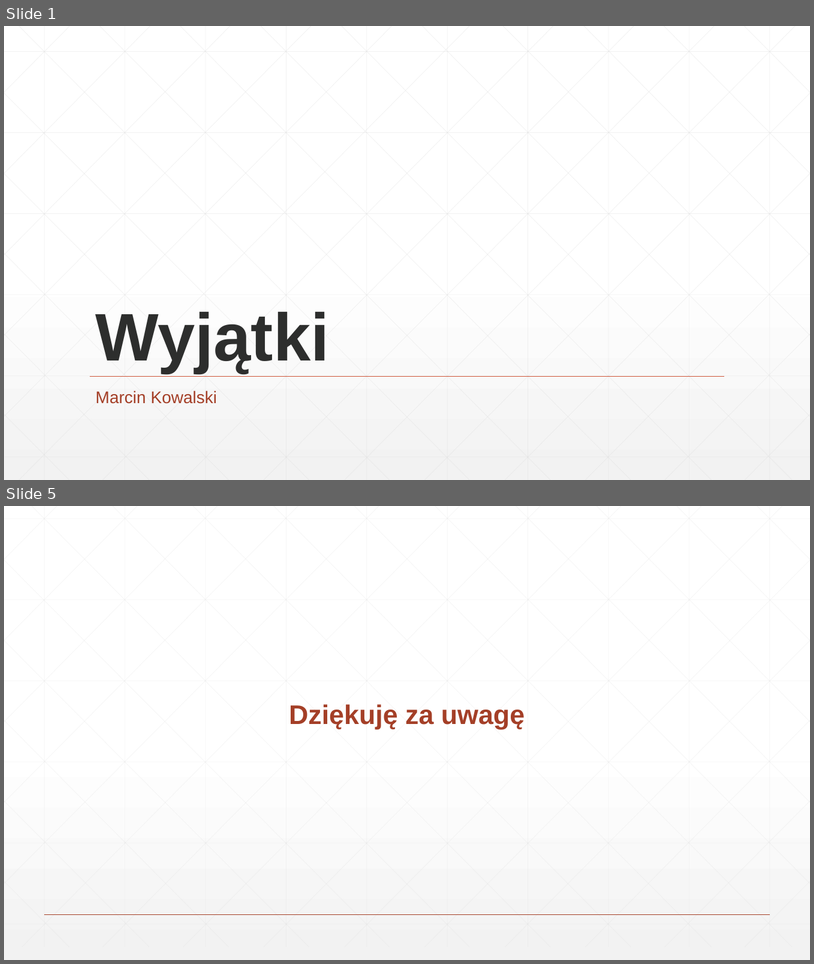
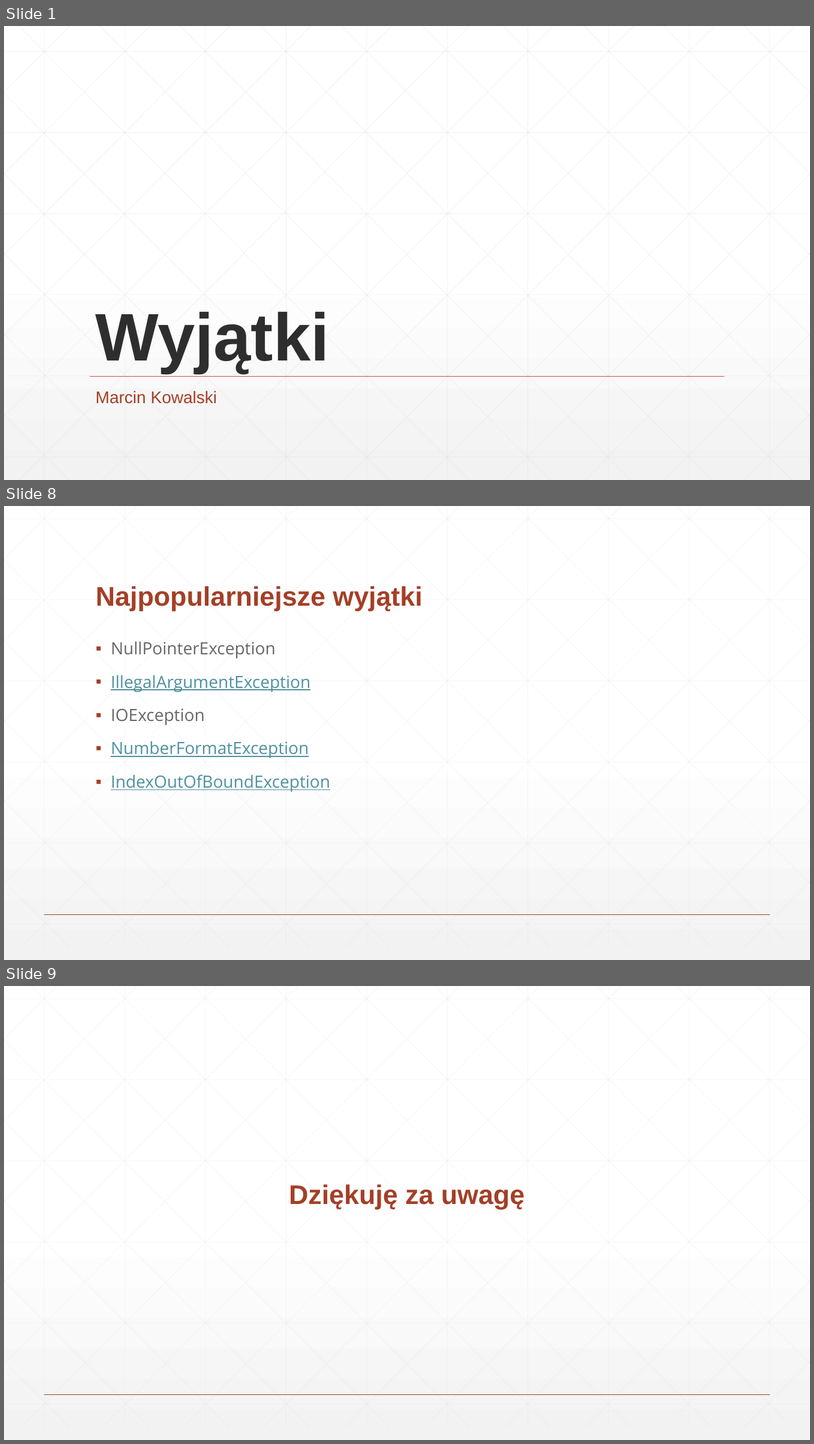
Before and after one commit to markow1997/AdvanceProgrammingTechniques_2223, a slide deck: MarcinKowalski/Wyjątki - prezentacja.pptx. Shown one above the other, each under a label of ours: slides 1 and 5 before the commit, slides 1, 8 and 9 after it; the slides between them are not shown. The pictures are 814x964 and 814x1444 pixels, drawn with LibreOffice and Linux fonts; fonts in the diff are those of the drawing. Boxes give left, top, right and bottom in pixels: in the first picture for what was removed or moved away, otherwise in the second. Text is boxed around its words. In the diff, an @@ line names an element or a change of style, - is before the commit and + after.

Commit message:
Add ready presentation (#300)
* Delete Wyjątki - prezentacja.pptx

* Add presentation - final version

```diff
--- a/MarcinKowalski/Wyjątki - prezentacja.pptx
+++ b/MarcinKowalski/Wyjątki - prezentacja.pptx
@@ slide 8 added at (4, 506, 810, 960), background gradient #FFFFFF to #F2F2F2; not listed: 47 template elements that a slide beside it also shows @@
@@ title added at (96, 586, 422, 611), 32 pt, text #A43F27, bold @@
+Najpopularniejsze wyjątki
@@ text added at (111, 641, 330, 792), 20 pt, text #4F91A1, underline @@
+▪ NullPointerException
+▪ IllegalArgumentException
+▪ IOException
+▪ NumberFormatException
+▪ IndexOutOfBoundException
@@ what was slide 5 is now slide 9 @@
```
Also in this commit, not shown: 6 other slides added, 3 slides removed.
